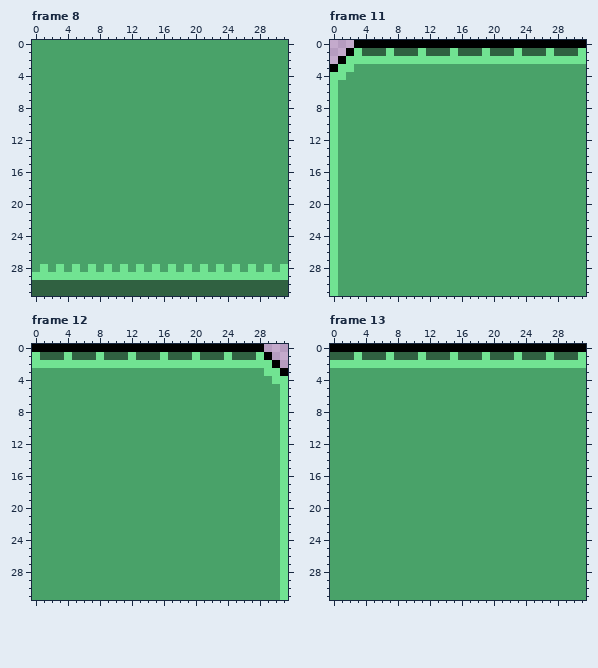
Two versions of one pixel-art file, Assets/Resources/Textures/Tiles/MetalBaseTiles.ase. This is how it looked before the edit.
32x32 pixels, 19 frames. Shown: frame 8, frame 11, frame 12, frame 13. The commit also changed other frames, which this record leaves out.
Now the later version:
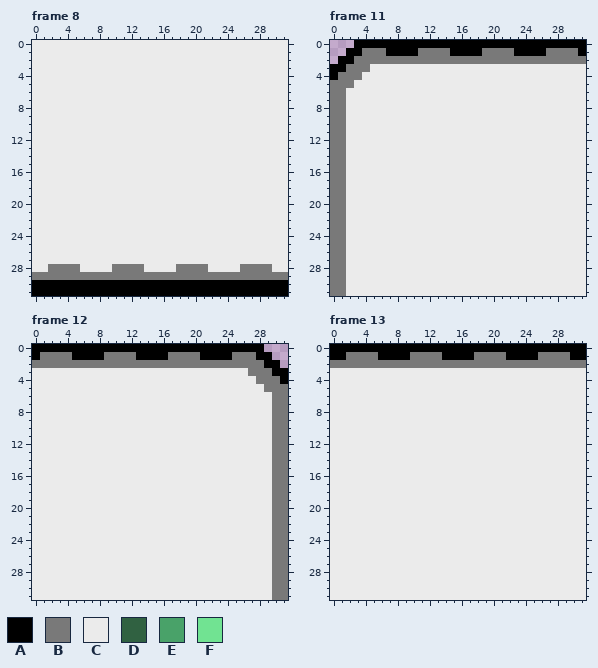
Palette (. is transparent): A #000000  B #797979  C #ebebeb  D #306141  E #49a269  F #71e392
Difference:
Changed rows in their new state; - is an unchanged pixel.
Frame 8:
first column x 0:
 0 CCCCCCCCCCCCCCCCCCCCCCCCCCCCCCCC
 1 CCCCCCCCCCCCCCCCCCCCCCCCCCCCCCCC
 2 CCCCCCCCCCCCCCCCCCCCCCCCCCCCCCCC
 3 CCCCCCCCCCCCCCCCCCCCCCCCCCCCCCCC
 4 CCCCCCCCCCCCCCCCCCCCCCCCCCCCCCCC
 5 CCCCCCCCCCCCCCCCCCCCCCCCCCCCCCCC
 6 CCCCCCCCCCCCCCCCCCCCCCCCCCCCCCCC
 7 CCCCCCCCCCCCCCCCCCCCCCCCCCCCCCCC
 8 CCCCCCCCCCCCCCCCCCCCCCCCCCCCCCCC
 9 CCCCCCCCCCCCCCCCCCCCCCCCCCCCCCCC
10 CCCCCCCCCCCCCCCCCCCCCCCCCCCCCCCC
11 CCCCCCCCCCCCCCCCCCCCCCCCCCCCCCCC
12 CCCCCCCCCCCCCCCCCCCCCCCCCCCCCCCC
13 CCCCCCCCCCCCCCCCCCCCCCCCCCCCCCCC
14 CCCCCCCCCCCCCCCCCCCCCCCCCCCCCCCC
15 CCCCCCCCCCCCCCCCCCCCCCCCCCCCCCCC
16 CCCCCCCCCCCCCCCCCCCCCCCCCCCCCCCC
17 CCCCCCCCCCCCCCCCCCCCCCCCCCCCCCCC
18 CCCCCCCCCCCCCCCCCCCCCCCCCCCCCCCC
19 CCCCCCCCCCCCCCCCCCCCCCCCCCCCCCCC
20 CCCCCCCCCCCCCCCCCCCCCCCCCCCCCCCC
21 CCCCCCCCCCCCCCCCCCCCCCCCCCCCCCCC
22 CCCCCCCCCCCCCCCCCCCCCCCCCCCCCCCC
23 CCCCCCCCCCCCCCCCCCCCCCCCCCCCCCCC
24 CCCCCCCCCCCCCCCCCCCCCCCCCCCCCCCC
25 CCCCCCCCCCCCCCCCCCCCCCCCCCCCCCCC
26 CCCCCCCCCCCCCCCCCCCCCCCCCCCCCCCC
27 CCCCCCCCCCCCCCCCCCCCCCCCCCCCCCCC
28 CCBBBBCCCCBBBBCCCCBBBBCCCCBBBBCC
29 BBBBBBBBBBBBBBBBBBBBBBBBBBBBBBBB
30 AAAAAAAAAAAAAAAAAAAAAAAAAAAAAAAA
31 AAAAAAAAAAAAAAAAAAAAAAAAAAAAAAAA
Frame 11:
first column x 0:
 1 ---ABBBAAAABBBBAAAABBBBAAAABBBBA
 2 --ABBBBBBBBBBBBBBBBBBBBBBBBBBBBB
 3 -ABBBCCCCCCCCCCCCCCCCCCCCCCCCCCC
 4 ABBBCCCCCCCCCCCCCCCCCCCCCCCCCCCC
 5 BBBCCCCCCCCCCCCCCCCCCCCCCCCCCCCC
 6 BBCCCCCCCCCCCCCCCCCCCCCCCCCCCCCC
 7 BBCCCCCCCCCCCCCCCCCCCCCCCCCCCCCC
 8 BBCCCCCCCCCCCCCCCCCCCCCCCCCCCCCC
 9 BBCCCCCCCCCCCCCCCCCCCCCCCCCCCCCC
10 BBCCCCCCCCCCCCCCCCCCCCCCCCCCCCCC
11 BBCCCCCCCCCCCCCCCCCCCCCCCCCCCCCC
12 BBCCCCCCCCCCCCCCCCCCCCCCCCCCCCCC
13 BBCCCCCCCCCCCCCCCCCCCCCCCCCCCCCC
14 BBCCCCCCCCCCCCCCCCCCCCCCCCCCCCCC
15 BBCCCCCCCCCCCCCCCCCCCCCCCCCCCCCC
16 BBCCCCCCCCCCCCCCCCCCCCCCCCCCCCCC
17 BBCCCCCCCCCCCCCCCCCCCCCCCCCCCCCC
18 BBCCCCCCCCCCCCCCCCCCCCCCCCCCCCCC
19 BBCCCCCCCCCCCCCCCCCCCCCCCCCCCCCC
20 BBCCCCCCCCCCCCCCCCCCCCCCCCCCCCCC
21 BBCCCCCCCCCCCCCCCCCCCCCCCCCCCCCC
22 BBCCCCCCCCCCCCCCCCCCCCCCCCCCCCCC
23 BBCCCCCCCCCCCCCCCCCCCCCCCCCCCCCC
24 BBCCCCCCCCCCCCCCCCCCCCCCCCCCCCCC
25 BBCCCCCCCCCCCCCCCCCCCCCCCCCCCCCC
26 BBCCCCCCCCCCCCCCCCCCCCCCCCCCCCCC
27 BBCCCCCCCCCCCCCCCCCCCCCCCCCCCCCC
28 BBCCCCCCCCCCCCCCCCCCCCCCCCCCCCCC
29 BBCCCCCCCCCCCCCCCCCCCCCCCCCCCCCC
30 BBCCCCCCCCCCCCCCCCCCCCCCCCCCCCCC
31 BBCCCCCCCCCCCCCCCCCCCCCCCCCCCCCC
Frame 12:
first column x 0:
 1 ABBBBAAAABBBBAAAABBBBAAAABBBA---
 2 BBBBBBBBBBBBBBBBBBBBBBBBBBBBBA--
 3 CCCCCCCCCCCCCCCCCCCCCCCCCCCBBBA-
 4 CCCCCCCCCCCCCCCCCCCCCCCCCCCCBBBA
 5 CCCCCCCCCCCCCCCCCCCCCCCCCCCCCBBB
 6 CCCCCCCCCCCCCCCCCCCCCCCCCCCCCCBB
 7 CCCCCCCCCCCCCCCCCCCCCCCCCCCCCCBB
 8 CCCCCCCCCCCCCCCCCCCCCCCCCCCCCCBB
 9 CCCCCCCCCCCCCCCCCCCCCCCCCCCCCCBB
10 CCCCCCCCCCCCCCCCCCCCCCCCCCCCCCBB
11 CCCCCCCCCCCCCCCCCCCCCCCCCCCCCCBB
12 CCCCCCCCCCCCCCCCCCCCCCCCCCCCCCBB
13 CCCCCCCCCCCCCCCCCCCCCCCCCCCCCCBB
14 CCCCCCCCCCCCCCCCCCCCCCCCCCCCCCBB
15 CCCCCCCCCCCCCCCCCCCCCCCCCCCCCCBB
16 CCCCCCCCCCCCCCCCCCCCCCCCCCCCCCBB
17 CCCCCCCCCCCCCCCCCCCCCCCCCCCCCCBB
18 CCCCCCCCCCCCCCCCCCCCCCCCCCCCCCBB
19 CCCCCCCCCCCCCCCCCCCCCCCCCCCCCCBB
20 CCCCCCCCCCCCCCCCCCCCCCCCCCCCCCBB
21 CCCCCCCCCCCCCCCCCCCCCCCCCCCCCCBB
22 CCCCCCCCCCCCCCCCCCCCCCCCCCCCCCBB
23 CCCCCCCCCCCCCCCCCCCCCCCCCCCCCCBB
24 CCCCCCCCCCCCCCCCCCCCCCCCCCCCCCBB
25 CCCCCCCCCCCCCCCCCCCCCCCCCCCCCCBB
26 CCCCCCCCCCCCCCCCCCCCCCCCCCCCCCBB
27 CCCCCCCCCCCCCCCCCCCCCCCCCCCCCCBB
28 CCCCCCCCCCCCCCCCCCCCCCCCCCCCCCBB
29 CCCCCCCCCCCCCCCCCCCCCCCCCCCCCCBB
30 CCCCCCCCCCCCCCCCCCCCCCCCCCCCCCBB
31 CCCCCCCCCCCCCCCCCCCCCCCCCCCCCCBB
Frame 13:
first column x 0:
 1 AABBBBAAAABBBBAAAABBBBAAAABBBBAA
 2 BBBBBBBBBBBBBBBBBBBBBBBBBBBBBBBB
 3 CCCCCCCCCCCCCCCCCCCCCCCCCCCCCCCC
 4 CCCCCCCCCCCCCCCCCCCCCCCCCCCCCCCC
 5 CCCCCCCCCCCCCCCCCCCCCCCCCCCCCCCC
 6 CCCCCCCCCCCCCCCCCCCCCCCCCCCCCCCC
 7 CCCCCCCCCCCCCCCCCCCCCCCCCCCCCCCC
 8 CCCCCCCCCCCCCCCCCCCCCCCCCCCCCCCC
 9 CCCCCCCCCCCCCCCCCCCCCCCCCCCCCCCC
10 CCCCCCCCCCCCCCCCCCCCCCCCCCCCCCCC
11 CCCCCCCCCCCCCCCCCCCCCCCCCCCCCCCC
12 CCCCCCCCCCCCCCCCCCCCCCCCCCCCCCCC
13 CCCCCCCCCCCCCCCCCCCCCCCCCCCCCCCC
14 CCCCCCCCCCCCCCCCCCCCCCCCCCCCCCCC
15 CCCCCCCCCCCCCCCCCCCCCCCCCCCCCCCC
16 CCCCCCCCCCCCCCCCCCCCCCCCCCCCCCCC
17 CCCCCCCCCCCCCCCCCCCCCCCCCCCCCCCC
18 CCCCCCCCCCCCCCCCCCCCCCCCCCCCCCCC
19 CCCCCCCCCCCCCCCCCCCCCCCCCCCCCCCC
20 CCCCCCCCCCCCCCCCCCCCCCCCCCCCCCCC
21 CCCCCCCCCCCCCCCCCCCCCCCCCCCCCCCC
22 CCCCCCCCCCCCCCCCCCCCCCCCCCCCCCCC
23 CCCCCCCCCCCCCCCCCCCCCCCCCCCCCCCC
24 CCCCCCCCCCCCCCCCCCCCCCCCCCCCCCCC
25 CCCCCCCCCCCCCCCCCCCCCCCCCCCCCCCC
26 CCCCCCCCCCCCCCCCCCCCCCCCCCCCCCCC
27 CCCCCCCCCCCCCCCCCCCCCCCCCCCCCCCC
28 CCCCCCCCCCCCCCCCCCCCCCCCCCCCCCCC
29 CCCCCCCCCCCCCCCCCCCCCCCCCCCCCCCC
30 CCCCCCCCCCCCCCCCCCCCCCCCCCCCCCCC
31 CCCCCCCCCCCCCCCCCCCCCCCCCCCCCCCC
Boxes around the changes in both pictures, in picture pixels (x1, y1, x2, y2):
changed: (32, 40, 288, 296)
changed: (330, 48, 586, 296)
changed: (32, 352, 288, 600)
changed: (330, 352, 586, 600)
